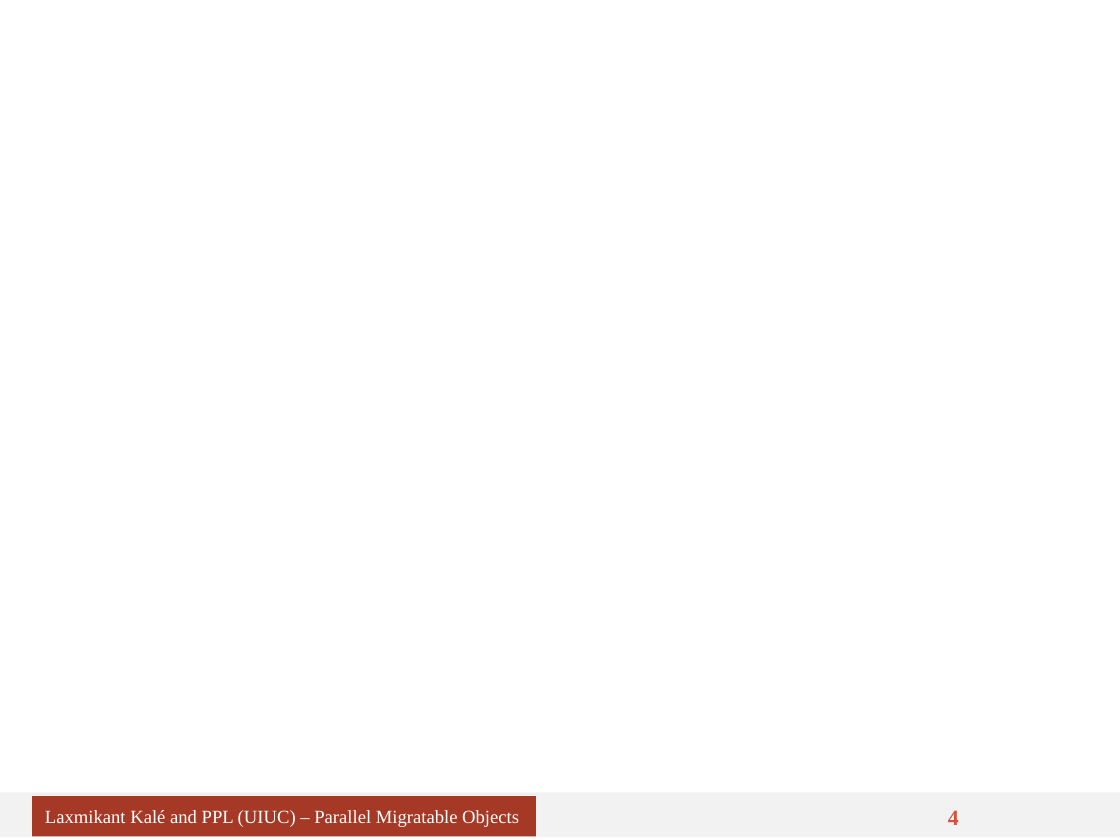
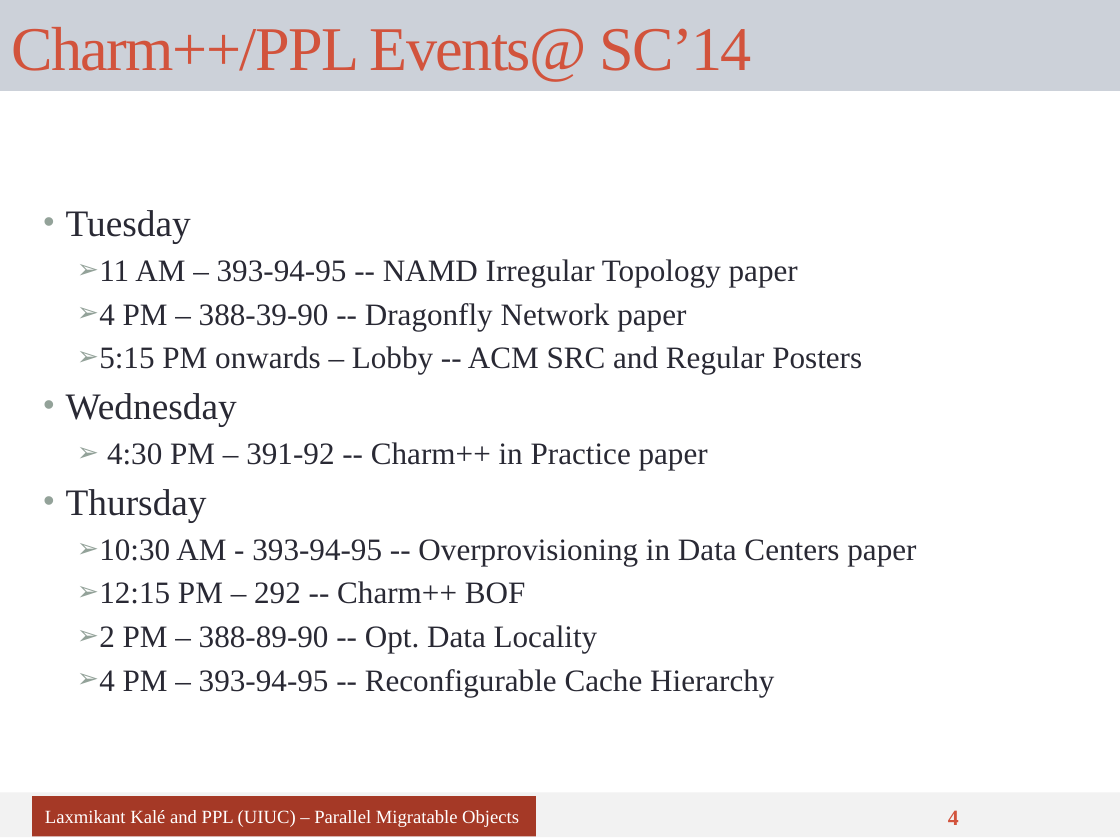
Before and after one commit to UIUC-PPL/charm_tutorial, a slide deck: slide 4 of tutorial.pptx. Drawn at 1120x840 pixels with LibreOffice and Linux fonts; fonts in the diff are those of the drawing. Boxes give left, top, right and bottom in pixels: in the first picture for what was removed or moved away, otherwise in the second. Text is boxed around its words. In the diff, an @@ line names an element or a change of style, - is before the commit and + after.

Commit message:
Minor

```diff
--- a/tutorial.pptx
+++ b/tutorial.pptx
@@ title added at <box>0,0,1120,91</box>, fill #CCD1D9, 40 pt, text #D2533C @@
+Charm++/PPL Events@ SC’14
@@ text added at <box>66,210,916,696</box>, 20 pt, text #292934 @@
+• Tuesday
+  ➢ 11 AM – 393-94-95 -- NAMD Irregular Topology paper
+  ➢ 4 PM – 388-39-90 -- Dragonfly Network paper
+  ➢ 5:15 PM onwards – Lobby -- ACM SRC and Regular Posters
+• Wednesday
+  ➢ 4:30 PM – 391-92 -- Charm++ in Practice paper
+• Thursday
+  ➢ 10:30 AM - 393-94-95 -- Overprovisioning in Data Centers paper
+  ➢ 12:15 PM – 292 -- Charm++ BOF
+  ➢ 2 PM – 388-89-90 -- Opt. Data Locality
+  ➢ 4 PM – 393-94-95 -- Reconfigurable Cache Hierarchy
```
